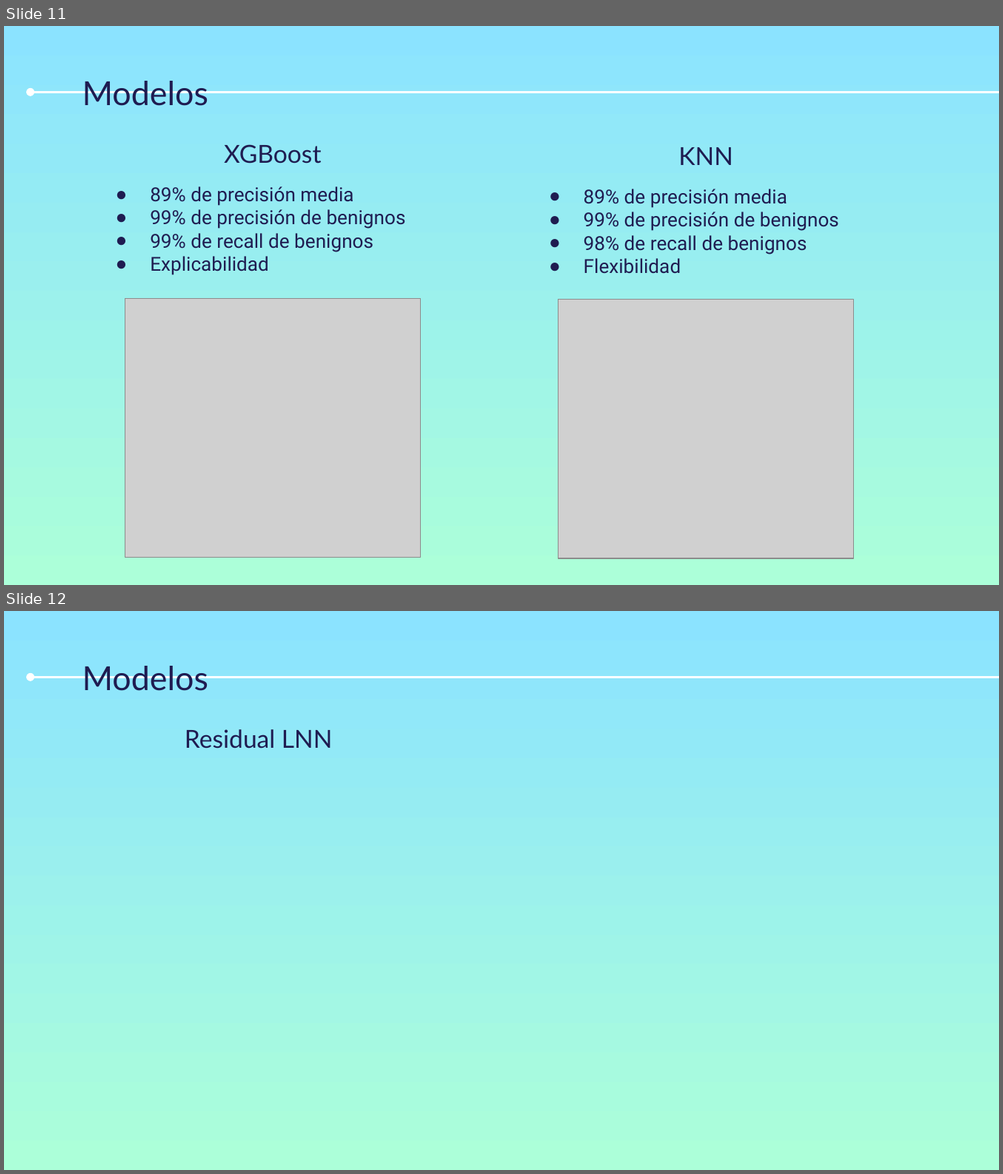
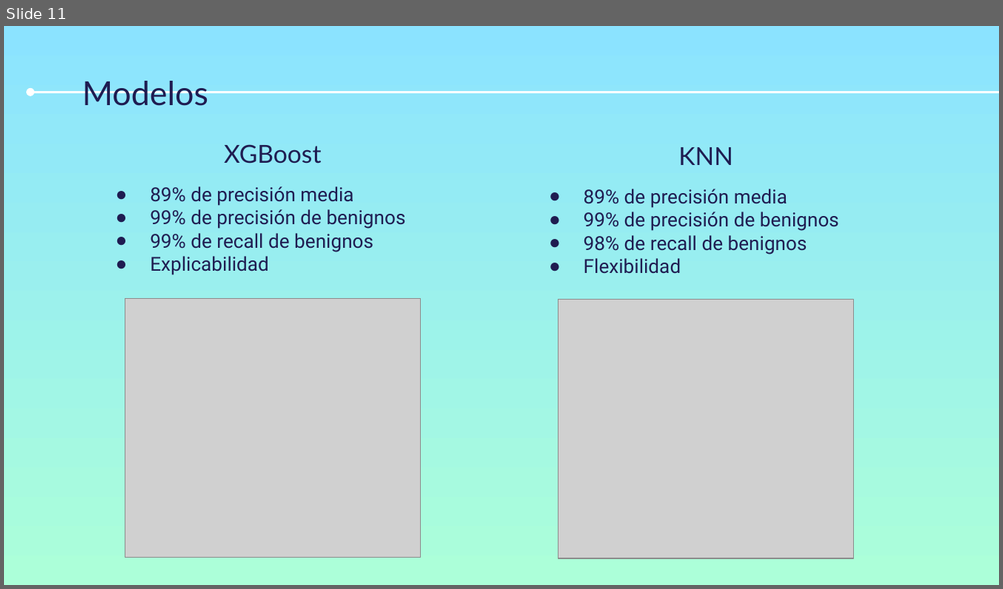
Before and after one commit to AnxoCasal/DDoS-Model-Prediction, a slide deck: Documentacion/Resumen_Proyecto.pptx. Shown one above the other, each under a label of ours: slides 11 and 12 before the commit, slide 11 after it. The pictures are 1003x1174 and 1003x589 pixels, drawn with LibreOffice and Linux fonts; fonts in the diff are those of the drawing; grey boxes stand for pictures. Boxes give left, top, right and bottom in pixels: in the first picture for what was removed or moved away, otherwise in the second. Text is boxed around its words. In the diff, an @@ line names an element or a change of style, - is before the commit and + after.

```diff
--- a/Documentacion/Resumen_Proyecto.pptx
+++ b/Documentacion/Resumen_Proyecto.pptx
@@ slide 12 removed at <box>4,611,999,1170</box>, background gradient #8BE3FF to #ACFFD9; not listed: 1 template element that a slide beside it also shows @@
@@ title removed at <box>82,666,208,691</box> @@
-Modelos
@@ title removed at <box>185,729,333,749</box> @@
-Residual LNN
```
Also in this commit, not shown: 1 slide added.
